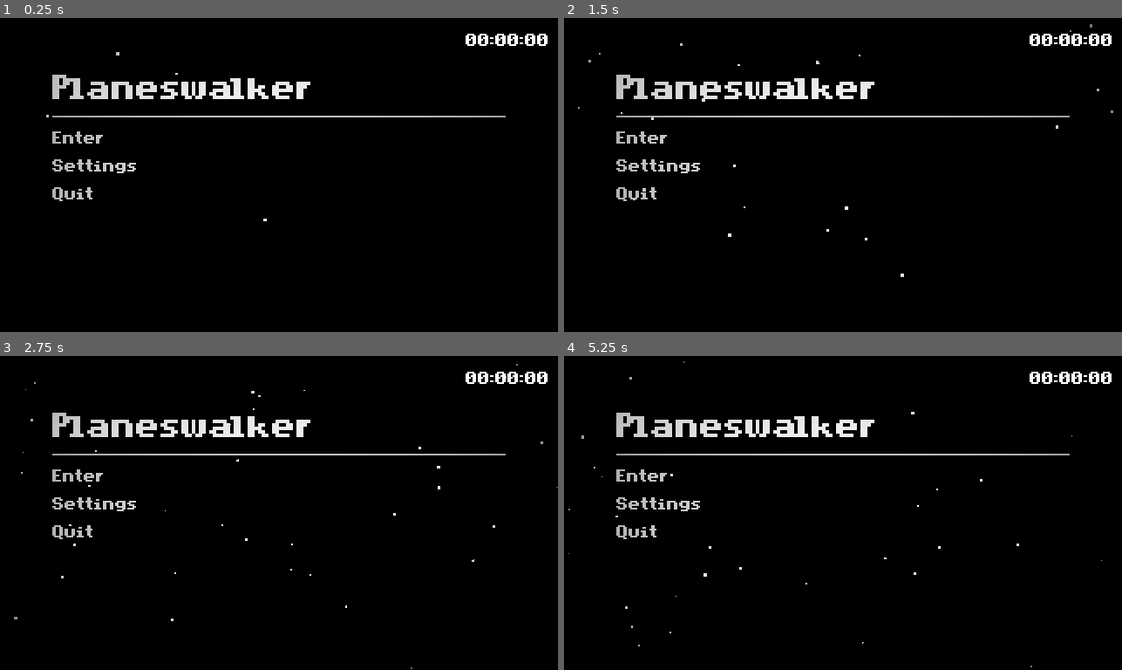
Above: before the commit, frames 1-4 (two rows, left to right).
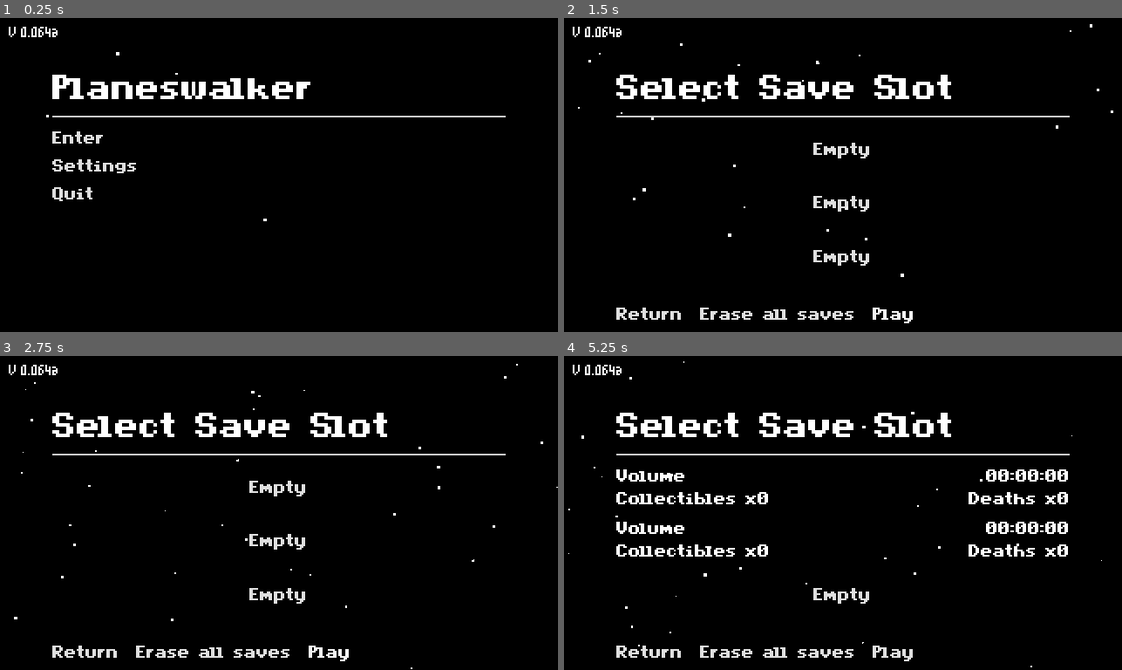
Above: after the commit, the same moments.

Repository: PromisedRain/Planeswalker
Game: Godot game, scene res://src/scenes/main.tscn
Same seed, same stepped clock (60 frames per second), same inputs: the game is played once before the commit and once after it.
Inputs (mouse positions are in pixels of both pictures, inside the frame that each line leads up to):
- Up to frame 1 (0.25 s): no input
- Up to frame 2 (1.5 s): click "Enter" at 0.5 s; click (893, 313) at 1.25 s, where only the run after the commit has a clickable "Play"
- Up to frame 3 (2.75 s): click (329, 651) at 2 s, where only the run after the commit has a clickable "Play"
- Up to frame 4 (5.25 s): click (642, 475) at 2.75 s, where only the run before the commit has a clickable "Enter"; click (843, 484) at 3.52 s; click (647, 651) at 4.25 s, where only the run after the commit has a clickable "Return"; click (843, 538) at 5 s, where only the run after the commit has a clickable "Empty"

The runs differ from the first frame. In frame 1, 2.0% of the frame differs, in the area x 1-99%, y 2-59%; in frame 2, 4.9%; in frame 3, 4.9%; in frame 4, 6.8%, in the area x 0-99%, y 1-100%.

Commit message:
refac

Diff:
--- a/src/components/autoTilerComponent.gd
+++ b/src/components/autoTilerComponent.gd
@@ -4,11 +4,12 @@
 
 @export var useTool: bool = false
 @export var lockRandomPattern: bool = false
-@export var seed: int = 0
-@export var zIndexLayer: LayerManager.Layers
+@export var seedInput: int = 0
+@export var layerIndex: LayerManager.Layers
 
 func _ready() -> void:
-	LayerManager.set_z_index(self, zIndexLayer)
+	if layerIndex != LayerManager.Layers.PLACEHOLDER_LAYER:
+		LayerManager.set_layer_index(self, layerIndex)
 
 func add_border_collision_tiles() -> void:
 	if Engine.is_editor_hint():
--- a/src/components/autoTilerComponent.tscn
+++ b/src/components/autoTilerComponent.tscn
@@ -6,4 +6,5 @@
 [node name="AutoTilerComponent" type="TileMapLayer" groups=["autoTiler"]]
 tile_set = ExtResource("1_c3ncq")
 script = ExtResource("1_gdxl2")
+seedInput = null
 metadata/_edit_lock_ = true
--- a/src/gui/mainMenu/mainMenu.gd
+++ b/src/gui/mainMenu/mainMenu.gd
@@ -9,6 +9,8 @@
 @onready var slotSelectionScreen: Control = $SlotSelection
 @onready var volumeSelectionScreen: Control = $VolumeSelection
 
+@export var layerIndex: LayerManager.Layers
+
 signal chosenVolumeFromMainMenu(volume: int)
 
 func _ready() -> void:
@@ -18,6 +20,9 @@
 
 	if !titleScreen.visible:
 		titleScreen.visible = true
+
+	if layerIndex != LayerManager.Layers.PLACEHOLDER_LAYER:
+		LayerManager.set_layer_index(self, layerIndex)
 
 	window.size_changed.connect(window_on_size_change)
 
--- a/src/gui/mainMenu/mainMenu.tscn
+++ b/src/gui/mainMenu/mainMenu.tscn
@@ -1,10 +1,12 @@
-[gd_scene load_steps=7 format=3 uid="uid://cg6g17qc8awr2"]
+[gd_scene load_steps=9 format=3 uid="uid://cg6g17qc8awr2"]
 
 [ext_resource type="Script" path="res://src/gui/mainMenu/mainMenu.gd" id="1_t4hh1"]
 [ext_resource type="PackedScene" uid="uid://c4r2alp7dkopp" path="res://src/gui/titleScreen/titleScreen.tscn" id="2_0vxri"]
 [ext_resource type="PackedScene" uid="uid://bpded4k5kx45m" path="res://src/gui/slotSelection/slotSelection.tscn" id="3_h3vy1"]
 [ext_resource type="PackedScene" uid="uid://cod3fh2b66bae" path="res://src/gui/mainMenuSettings/mainMenuSettings.tscn" id="4_ukfld"]
 [ext_resource type="PackedScene" uid="uid://ju8hbn5ionoq" path="res://src/gui/volumeSelection/volumeSelection.tscn" id="5_u125w"]
+[ext_resource type="Theme" uid="uid://bbvixcv2opc1q" path="res://src/resources/themes/mainMenuButtonLabelTheme.tres" id="6_ef08x"]
+[ext_resource type="FontFile" uid="uid://dxl5qo013sh3d" path="res://src/media/fonts/MinimalPixel v2.ttf" id="7_6eqfp"]
 
 [sub_resource type="Curve" id="Curve_ikyvp"]
 _data = [Vector2(0, 1), 0.0, -0.0665132, 0, 0, Vector2(1, 0), -3.2967, 0.0, 0, 0]
@@ -12,6 +14,7 @@
 
 [node name="MainMenu" type="CanvasLayer"]
 script = ExtResource("1_t4hh1")
+layerIndex = 31
 metadata/_edit_lock_ = true
 
 [node name="Background" type="ColorRect" parent="."]
@@ -53,3 +56,17 @@
 [node name="VolumeSelection" parent="." instance=ExtResource("5_u125w")]
 visible = false
 metadata/_edit_lock_ = true
+
+[node name="VersionLabel" type="Label" parent="."]
+offset_left = 5.0
+offset_top = 5.0
+offset_right = 34.0
+offset_bottom = 12.0
+size_flags_horizontal = 0
+size_flags_vertical = 0
+theme = ExtResource("6_ef08x")
+theme_override_fonts/font = ExtResource("7_6eqfp")
+theme_override_font_sizes/font_size = 7
+text = "V 0.064a"
+horizontal_alignment = 1
+metadata/_edit_lock_ = true
--- a/src/gui/pauseMenu/pauseMenu.gd
+++ b/src/gui/pauseMenu/pauseMenu.gd
@@ -1,9 +1,10 @@
 extends CanvasLayer
 
-@export var ZIndexLayer: LayerManager.Layers
+@export var layerIndex: LayerManager.Layers
 
 func _ready() -> void:
-	LayerManager.set_canvas_layer(self, ZIndexLayer)
+	if layerIndex != LayerManager.Layers.PLACEHOLDER_LAYER:
+		LayerManager.set_layer_index(self, layerIndex)
 
 
 
--- a/src/gui/pauseMenu/pauseMenu.tscn
+++ b/src/gui/pauseMenu/pauseMenu.tscn
@@ -5,6 +5,7 @@
 
 [node name="PauseMenu" type="CanvasLayer"]
 script = ExtResource("1_cay6y")
+layerIndex = 30
 
 [node name="ColorRect" type="ColorRect" parent="."]
 anchors_preset = 15
--- a/src/gui/slotTimer/slotTimer.gd
+++ b/src/gui/slotTimer/slotTimer.gd
@@ -1,9 +1,10 @@
 extends CanvasLayer
 
-@export var ZIndexLayer: LayerManager.Layers
+@export var layerIndex: LayerManager.Layers
 
 func _ready() -> void:
-	LayerManager.set_canvas_layer(self, ZIndexLayer)
+	if layerIndex != LayerManager.Layers.PLACEHOLDER_LAYER:
+		LayerManager.set_layer_index(self, layerIndex)
 
 	load_initial_slot_time()
 
--- a/src/gui/slotTimer/slotTimer.tscn
+++ b/src/gui/slotTimer/slotTimer.tscn
@@ -5,6 +5,7 @@
 
 [node name="SlotTimer" type="CanvasLayer"]
 script = ExtResource("1_ck5db")
+layerIndex = 26
 
 [node name="Control" type="Control" parent="."]
 layout_mode = 3
@@ -22,6 +23,7 @@
 anchor_bottom = 1.0
 grow_horizontal = 2
 grow_vertical = 2
+mouse_filter = 2
 theme_override_constants/margin_left = 5
 theme_override_constants/margin_top = 5
 theme_override_constants/margin_right = 5
@@ -29,14 +31,16 @@
 
 [node name="Control" type="Control" parent="Control/MarginContainer"]
 layout_mode = 2
+mouse_filter = 2
 
 [node name="SlotTimerLabel" type="Label" parent="Control/MarginContainer/Control"]
 layout_mode = 1
 anchors_preset = 1
 anchor_left = 1.0
 anchor_right = 1.0
-offset_left = -40.0
-offset_bottom = 23.0
+offset_left = -71.0
+offset_bottom = 13.0
 grow_horizontal = 0
 theme = ExtResource("1_xvib6")
 text = "00:00:00"
+horizontal_alignment = 2
--- a/src/gui/vignette/vignette.gd
+++ b/src/gui/vignette/vignette.gd
@@ -1,6 +1,7 @@
 extends CanvasLayer
 
-@export var zIndexLayer: LayerManager.Layers
+@export var layerIndex: LayerManager.Layers
 
 func _ready() -> void:
-	LayerManager.set_canvas_layer(self, zIndexLayer)
+	if layerIndex != LayerManager.Layers.PLACEHOLDER_LAYER:
+		LayerManager.set_layer_index(self, layerIndex)
--- a/src/lib/volume.gd
+++ b/src/lib/volume.gd
@@ -9,7 +9,7 @@
 @export var volumeGivenName: String
 @export_range(1,3) var volumeID: int
 @export var volumeSpawn: Marker2D
-@export var spawnOnDefault: bool
+@export var spawnDefault: bool
 
 var currentRoom: Room
 var currentCamera: Camera2D
@@ -113,7 +113,7 @@
 
 func get_important_objects() -> void:
 	for room in rooms.get_children():
-		var index: int = 0
+		#var index: int = 0
 
 		for object: Variant in room.get_node("Objects").get_children():
 			if object.is_in_group("uniqueCollectable"):
--- a/src/scenes/main.tscn
+++ b/src/scenes/main.tscn
@@ -1,8 +1,6 @@
-[gd_scene load_steps=5 format=3 uid="uid://4sk5yusr5vvs"]
+[gd_scene load_steps=3 format=3 uid="uid://4sk5yusr5vvs"]
 
 [ext_resource type="Script" path="res://src/scenes/main.gd" id="1_gewu3"]
-[ext_resource type="Theme" uid="uid://bbvixcv2opc1q" path="res://src/resources/themes/mainMenuButtonLabelTheme.tres" id="4_w0p6m"]
-[ext_resource type="FontFile" uid="uid://dxl5qo013sh3d" path="res://src/media/fonts/MinimalPixel v2.ttf" id="5_gpm4t"]
 
 [sub_resource type="ViewportTexture" id="ViewportTexture_qdbio"]
 viewport_path = NodePath("SubViewport")
@@ -35,17 +33,3 @@
 [node name="Camera2D" type="Camera2D" parent="ViewportLayer" groups=["outsideSubViewportCamera"]]
 enabled = false
 metadata/_edit_lock_ = true
-
-[node name="VersionLabel" type="Label" parent="ViewportLayer"]
-offset_left = 5.0
-offset_top = 5.0
-offset_right = 34.0
-offset_bottom = 12.0
-size_flags_horizontal = 0
-size_flags_vertical = 0
-theme = ExtResource("4_w0p6m")
-theme_override_fonts/font = ExtResource("5_gpm4t")
-theme_override_font_sizes/font_size = 7
-text = "V 0.001a"
-horizontal_alignment = 1
-metadata/_edit_lock_ = true
--- /dev/null
+++ b/src/scenes/managers/cameraManager.gd
@@ -0,0 +1,23 @@
+extends Node
+
+
+
+var activeCamera: Camera2D
+var previousCamera: Camera2D
+
+func _ready() -> void:
+	pass
+
+
+func set_camera_active(camera: Camera2D, active: bool) -> void:
+	previousCamera = activeCamera
+	var newActiveCamera: Camera2D = camera
+
+	previousCamera.enabled = false
+
+	activeCamera = newActiveCamera
+	newActiveCamera.enabled = active
+
+	if active == false:
+		previousCamera.enabled = true
+		activeCamera = previousCamera
--- /dev/null
+++ b/src/scenes/managers/cameraManager.tscn
@@ -0,0 +1,8 @@
+[gd_scene load_steps=2 format=3 uid="uid://4co1prjwjqc3"]
+
+[ext_resource type="Script" path="res://src/scenes/managers/cameraManager.gd" id="1_oj7vw"]
+
+[node name="CameraManager" type="Node"]
+script = ExtResource("1_oj7vw")
+
+[node name="Camera2D" type="Camera2D" parent="."]
--- a/src/scenes/managers/layerManager.gd
+++ b/src/scenes/managers/layerManager.gd
@@ -41,3 +41,13 @@
 
 func set_canvas_layer(node: CanvasLayer, index: Layers) -> void:
 	node.layer = index
+
+func set_layer_index(node: Variant, index: Layers) -> void:
+	if node is Node2D:
+		node.z_index = index
+	elif node is CanvasLayer:
+		node.layer = index
+	elif node is CanvasItem:
+		node.z_index = index
+	elif node is Control:
+		node.z_index = index
--- a/src/scenes/managers/soundManager.gd
+++ b/src/scenes/managers/soundManager.gd
@@ -3,7 +3,3 @@
 
 func _ready() -> void:
 	pass
-
-
-func _process(delta: float) -> void:
-	pass
--- a/src/scenes/managers/uiManager.tscn
+++ b/src/scenes/managers/uiManager.tscn
@@ -19,12 +19,11 @@
 
 [node name="Vignette" parent="." instance=ExtResource("5_lnm1i")]
 visible = false
+layerIndex = 25
 
 [node name="PauseMenu" parent="." instance=ExtResource("6_rphhq")]
 process_mode = 2
 layer = 2
 visible = false
-ZIndexLayer = 30
 
 [node name="SlotTimer" parent="." instance=ExtResource("8_wtweu")]
-ZIndexLayer = 26
--- a/src/scenes/objects/dashRefillOrb/dashRefillOrb.tscn
+++ b/src/scenes/objects/dashRefillOrb/dashRefillOrb.tscn
@@ -363,7 +363,6 @@
 respawnTime = 8.0
 
 [node name="CollisionShape2D" type="CollisionShape2D" parent="CollectableComponent"]
-position = Vector2(0, 1)
 shape = SubResource("CircleShape2D_f1tup")
 
 [node name="CPUParticles2D" type="CPUParticles2D" parent="."]
--- a/src/scenes/objects/player/player.gd
+++ b/src/scenes/objects/player/player.gd
@@ -20,7 +20,7 @@
 @onready var dashParticles: CPUParticles2D = $DashParticles
 @onready var dashGhost: PackedScene = preload("res://src/components/dashGhostComponent.tscn")
 
-@export var zIndexLayer: LayerManager.Layers
+@export var layerIndex: LayerManager.Layers
 
 var stateMachine: StateMachine
 var direction: Vector2
@@ -109,7 +109,7 @@
 	climbUp
 }
 
-signal climbStaminaChanged(climbStaminaValue: float)
+signal climbStaminaChanged(value: float)
 
 func _ready() -> void:
 	stateMachine = StateMachine.new()
@@ -130,7 +130,8 @@
 	refill_stamina()
 	refill_dashes()
 
-	LayerManager.set_z_index(self, zIndexLayer)
+	if layerIndex != LayerManager.Layers.PLACEHOLDER_LAYER:
+		LayerManager.set_layer_index(self, layerIndex)
 
 # physics
 func _physics_process(delta: float) -> void:
--- a/src/scenes/objects/player/player.tscn
+++ b/src/scenes/objects/player/player.tscn
@@ -308,7 +308,7 @@
 collision_layer = 2
 collision_mask = 5
 script = ExtResource("1_ev1iy")
-zIndexLayer = 14
+layerIndex = 14
 
 [node name="AnimationPlayer" type="AnimationPlayer" parent="."]
 libraries = {
--- a/src/scenes/volumes/rooms/room0.tscn
+++ b/src/scenes/volumes/rooms/room0.tscn
@@ -9,12 +9,12 @@
 [node name="TileSolidLayer" parent="." instance=ExtResource("2_g1wrd")]
 z_index = 17
 tile_map_data = PackedByteArray("AAAnAPf/AgABAAAAAAAmAPf/AgABAAAAAAAlAPf/AgABAAAAAAAkAPf/AgABAAAAAAAjAPf/AgABAAAAAAAiAP …(1232 unchanged characters)…
-zIndexLayer = 17
+seedInput = 0
 
 [node name="TileRandomizedInfillLayer" parent="TileSolidLayer" instance=ExtResource("2_g1wrd")]
 z_index = 19
 tile_map_data = PackedByteArray("AAAMAP//AwAAAAAAAAAMAP7/AwAAAAAAAAAMAP3/AwAAAAAAAAAMAPz/AwAAAAAAAAAMAPv/AwAAAAAAAAAMAP …(10768 unchanged characters)…
-zIndexLayer = 19
+seedInput = 0
 
 [node name="Objects" type="Node2D" parent="."]
 metadata/_edit_lock_ = true
--- a/src/scenes/volumes/rooms/room1.tscn
+++ b/src/scenes/volumes/rooms/room1.tscn
@@ -1,8 +1,7 @@
-[gd_scene load_steps=6 format=4 uid="uid://hkeot3pu0jvn"]
+[gd_scene load_steps=5 format=4 uid="uid://hkeot3pu0jvn"]
 
 [ext_resource type="Script" path="res://src/lib/room.gd" id="1_c8bqg"]
 [ext_resource type="PackedScene" uid="uid://c0rxy4tyuojl1" path="res://src/components/autoTilerComponent.tscn" id="2_r3pxv"]
-[ext_resource type="PackedScene" uid="uid://cm0lw3nd0kw7d" path="res://src/scenes/objects/player/player.tscn" id="4_1sg1i"]
 [ext_resource type="PackedScene" uid="uid://c5evwfnm23qi3" path="res://src/scenes/objects/dashRefillOrb/dashRefillOrb.tscn" id="4_dl1vn"]
 [ext_resource type="PackedScene" uid="uid://bai5l82psdgk1" path="res://src/scenes/objects/collectableWitheredRose/collectableWitheredRose.tscn" id="4_vbrfx"]
 
@@ -12,11 +11,11 @@
 [node name="TileSolidLayer" parent="." instance=ExtResource("2_r3pxv")]
 z_index = 17
 tile_map_data = PackedByteArray("AAAAAPf/AgAAAAMAAAABAPf/AgABAAMAAAACAPf/AgABAAMAAAADAPf/AgABAAMAAAAEAPf/AgABAAMAAAAFAP …(3840 unchanged characters)…
-zIndexLayer = 17
+seedInput = 0
 
 [node name="TileRandomizedInfillLayer" parent="TileSolidLayer" instance=ExtResource("2_r3pxv")]
 z_index = 19
-zIndexLayer = 19
+seedInput = 0
 
 [node name="Objects" type="Node2D" parent="."]
 metadata/_edit_lock_ = true
@@ -32,6 +31,3 @@
 
 [node name="Doors" type="Node2D" parent="."]
 metadata/_edit_lock_ = true
-
-[node name="Player" parent="." instance=ExtResource("4_1sg1i")]
-position = Vector2(79, -43)
--- a/src/scenes/volumes/rooms/room2.tscn
+++ b/src/scenes/volumes/rooms/room2.tscn
@@ -9,11 +9,13 @@
 [node name="TileSolidLayer" parent="." instance=ExtResource("2_ljwe0")]
 z_index = 17
 tile_map_data = PackedByteArray("AAALAP//AQAAAAYAAAALAP7/AQAAAAYAAAALAP3/AQAGAAEAAAALAPz/AQABAAEAAAALAPv/AQABAAsAAAALAP …(2960 unchanged characters)…
-zIndexLayer = 17
+seedInput = null
+layerIndex = null
 
 [node name="TileRandomizedInfillLayer" parent="TileSolidLayer" instance=ExtResource("2_ljwe0")]
 z_index = 19
-zIndexLayer = 19
+seedInput = null
+layerIndex = null
 
 [node name="Objects" type="Node2D" parent="."]
 metadata/_edit_lock_ = true
--- a/src/scenes/volumes/volume1.tscn
+++ b/src/scenes/volumes/volume1.tscn
@@ -15,7 +15,28 @@
 script = ExtResource("1_15x16")
 volumeGivenName = "Prologue"
 volumeID = 1
-volumeSpawn = NodePath("Spawn")
+volumeSpawn = NodePath("DefaultSpawn")
+metadata/_edit_lock_ = true
+
+[node name="WorldEnvironment" type="WorldEnvironment" parent="."]
+environment = SubResource("Environment_77io1")
+
+[node name="CanvasModulate" type="CanvasModulate" parent="."]
+metadata/_edit_lock_ = true
+
+[node name="DefaultSpawn" type="Marker2D" parent="."]
+position = Vector2(392, -40)
+metadata/_edit_lock_ = true
+
+[node name="DebugSpawn" type="Marker2D" parent="."]
+
+[node name="Camera2D" type="Camera2D" parent="." groups=["insideSubViewportCamera"]]
+position_smoothing_enabled = true
+position_smoothing_speed = 4.0
+script = ExtResource("6_tju2t")
+metadata/_edit_lock_ = true
+
+[node name="Objects" type="Node2D" parent="."]
 metadata/_edit_lock_ = true
 
 [node name="Rooms" type="Node2D" parent="."]
@@ -32,22 +53,3 @@
 [node name="Room2" parent="Rooms" instance=ExtResource("5_a2ch5")]
 position = Vector2(720, 0)
 script = null
-
-[node name="Objects" type="Node2D" parent="."]
-metadata/_edit_lock_ = true
-
-[node name="WorldEnvironment" type="WorldEnvironment" parent="."]
-environment = SubResource("Environment_77io1")
-
-[node name="CanvasModulate" type="CanvasModulate" parent="."]
-metadata/_edit_lock_ = true
-
-[node name="Camera2D" type="Camera2D" parent="." groups=["insideSubViewportCamera"]]
-position_smoothing_enabled = true
-position_smoothing_speed = 4.0
-script = ExtResource("6_tju2t")
-metadata/_edit_lock_ = true
-
-[node name="Spawn" type="Marker2D" parent="."]
-position = Vector2(392, -40)
-metadata/_edit_lock_ = true
